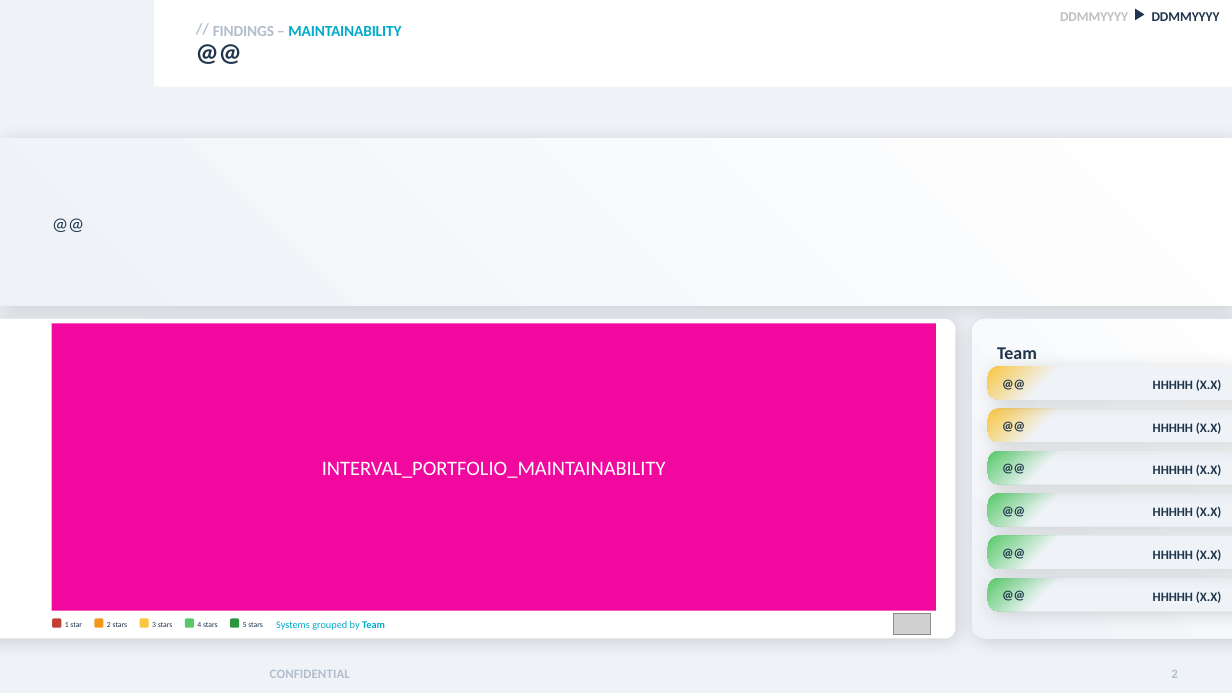
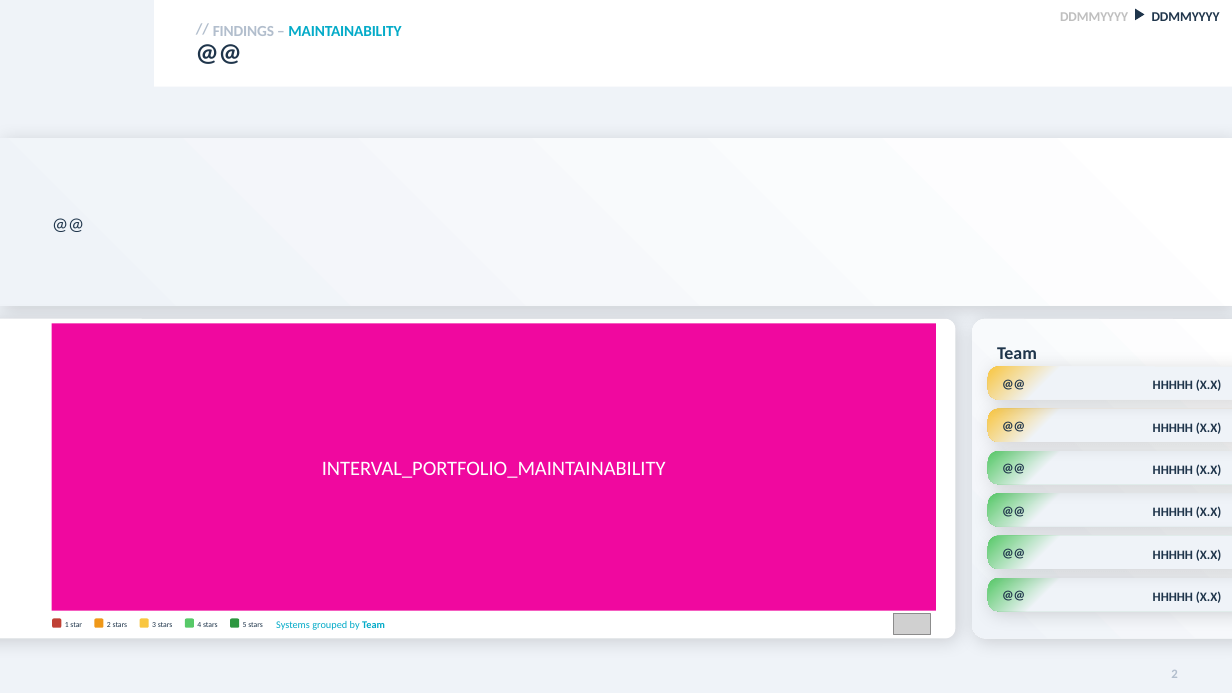
Before and after one commit to mardibiase/sigrid-integrations, a slide deck: slide 2 of report-generator/src/report_generator/presets/templates/sigrid-template.pptx. Drawn at 1232x693 pixels with LibreOffice and Linux fonts; fonts in the diff are those of the drawing; grey boxes stand for pictures; background and template pictures are left out. Boxes give left, top, right and bottom in pixels: in the first picture for what was removed or moved away, otherwise in the second. Text is boxed around its words. In the diff, an @@ line names an element or a change of style, - is before the commit and + after.

```diff
--- a/report-generator/src/report_generator/presets/templates/sigrid-template.pptx
+++ b/report-generator/src/report_generator/presets/templates/sigrid-template.pptx
@@ text removed at (270,670,350,678) @@
-CONFIDENTIAL
```
Also in this commit, not shown: 1 other slide changed, 1 slide removed.
